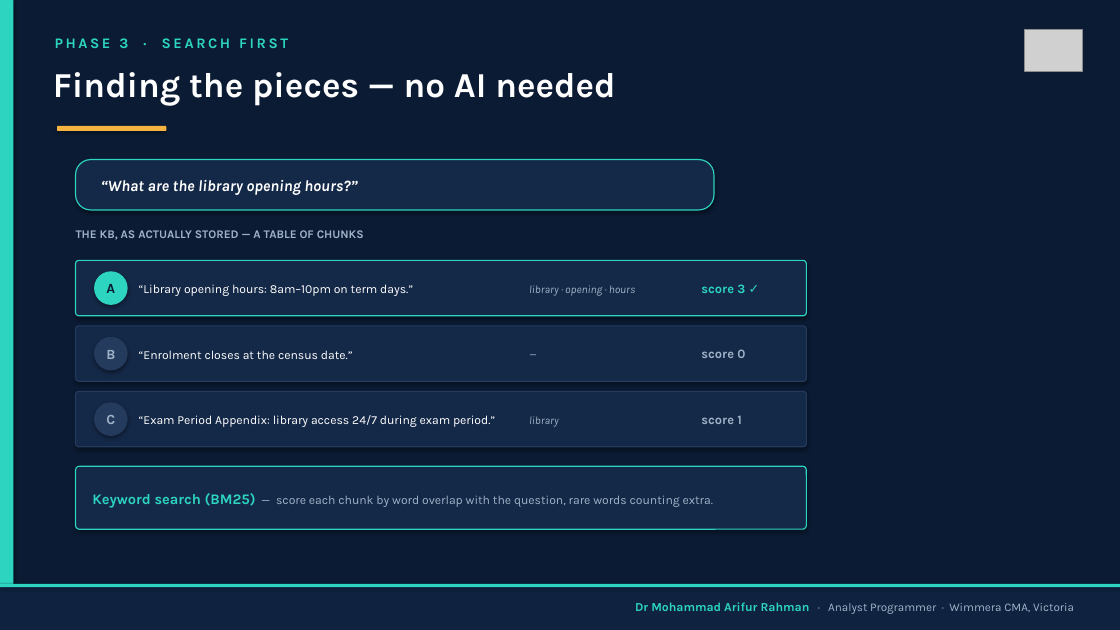
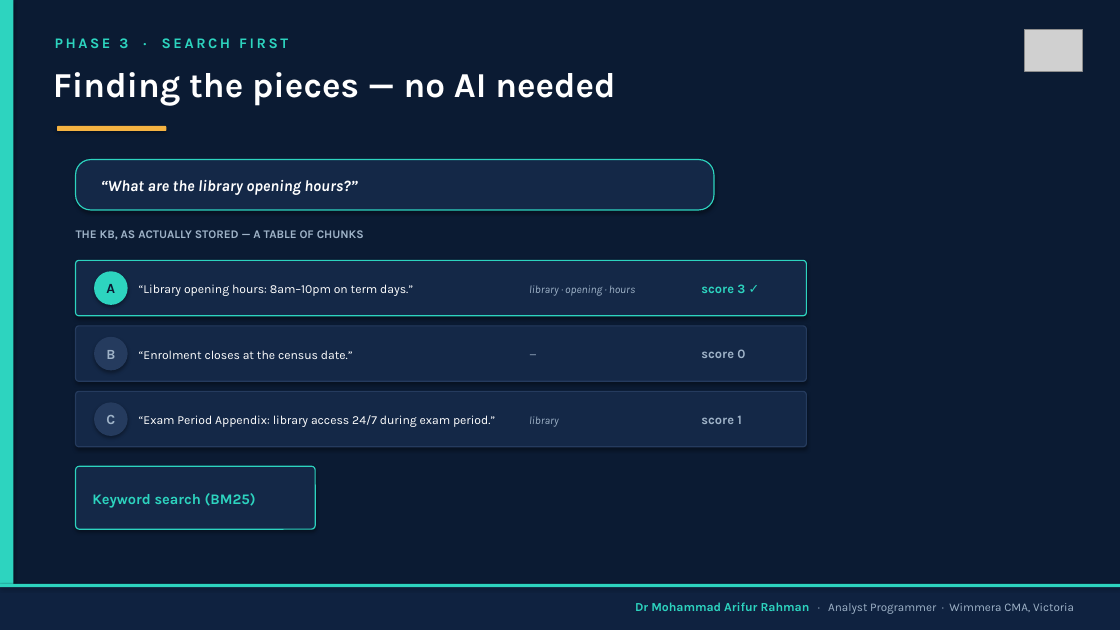
Before and after one commit to arifwcma/induction, a slide deck: slide 9 of lecture/deck.pptx. Drawn at 1120x630 pixels with LibreOffice and Linux fonts; fonts in the diff are those of the drawing; grey boxes stand for pictures. Boxes give left, top, right and bottom in pixels: in the first picture for what was removed or moved away, otherwise in the second. Text is boxed around its words. In the diff, an @@ line names an element or a change of style, - is before the commit and + after.

```diff
--- a/lecture/deck.pptx
+++ b/lecture/deck.pptx
@@ rounded rectangle: place and size @@
-rounded rectangle at (76, 466, 807, 529)
+rounded rectangle at (76, 466, 315, 529)
@@ text at (92, 493, 256, 508): text changed; size 10.5 to 12.5 pt; text colour #9FB3C8 to #2DD4BF; bold on @@
-Keyword search (BM25) — score each chunk by word overlap with the question, rare words counting extra.
+Keyword search (BM25)
```
Also in this commit, not shown: 5 other slides changed, 1 other file.
